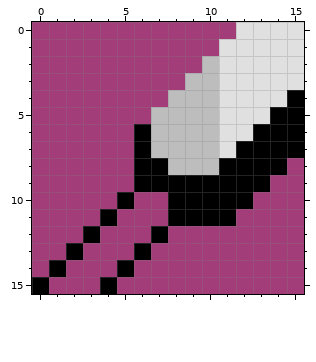
A pixel-art file gets an edit: Assets/Art/UI/Icons/Item Icons/Equipment/Weapons/Sword/Icon_Sword_Magenta.aseprite. That is the earlier state.
16x16 pixels, 1 frame.
Now the later version:
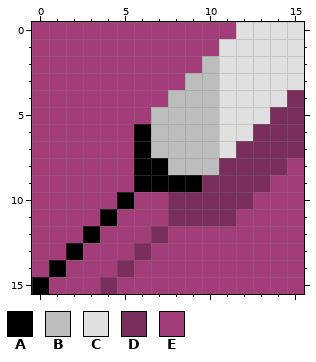
Palette (. is transparent): A #000000  B #bdbdbd  C #e0e0e0  D #792e5b  E #a23d7a
The author wrote: Updated All Item Icons Adjusted Shadow Color
From old to new:
@@ x 0..15 @@
  3 EEEEEEEEEBBCCCCC
- 4 EEEEEEEEBBBCCCCA
- 5 EEEEEEEBBBBCCCAA
- 6 EEEEEEABBBBCCAAA
- 7 EEEEEEABBBBCAAAA
- 8 EEEEEEAABBBAAAAE
- 9 EEEEEEAAAAAAAAEE
-10 EEEEEAEEAAAAAEEE
-11 EEEEAEEEAAAAEEEE
-12 EEEAEEEAEEEEEEEE
-13 EEAEEEAEEEEEEEEE
-14 EAEEEAEEEEEEEEEE
-15 AEEEAEEEEEEEEEEE
+ 4 EEEEEEEEBBBCCCCD
+ 5 EEEEEEEBBBBCCCDD
+ 6 EEEEEEABBBBCCDDD
+ 7 EEEEEEABBBBCDDDD
+ 8 EEEEEEAABBBDDDDE
+ 9 EEEEEEAAAADDDDEE
+10 EEEEEAEEDDDDDEEE
+11 EEEEAEEEDDDDEEEE
+12 EEEAEEEDEEEEEEEE
+13 EEAEEEDEEEEEEEEE
+14 EAEEEDEEEEEEEEEE
+15 AEEEDEEEEEEEEEEE
Where, in picture pixels (left, top, right, bottom), the same in both pictures:
changed: (100, 90, 304, 294)
